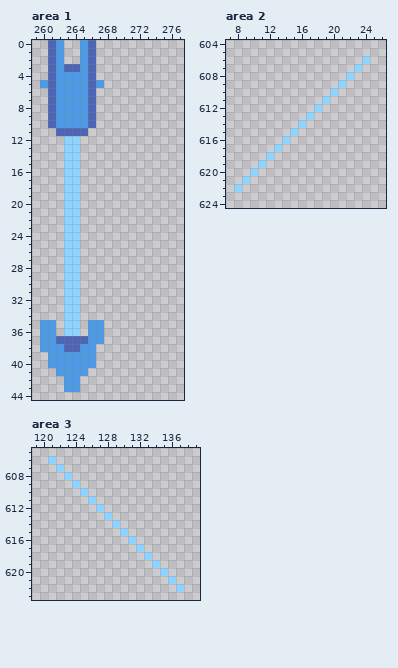
Pixel-art file, stored at resources/asesprite/atlases/atlas_gameobjects.aseprite. The first picture shows the starting point.
1000x1000 pixels, 1 frame. Colours within 5 levels of each other are drawn and written as one. Shown: area 1: x 259..277, y 0..44; area 2: x 7..26, y 604..624; area 3: x 119..139, y 605..623. The commit also changed other parts of the picture, which this record leaves out.
After the commit:
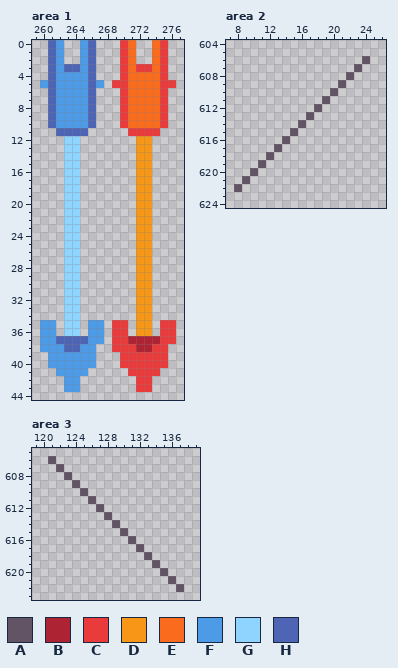
Palette (. is transparent): A #625464fe  B #ae2334  C #e93b3b  D #f79617  E #fb6b1d  F #4d9be6  G #8fd3ff  H #4d65b4
Edits made:
layer "Flattened" added
layer "wooden_crate/Layer 89" removed
layer "Layer 90" removed
Area 1, layer "Flattened":
There is now colour B in row 37 at x 271 to 274; in row 38 at x 272 to 273.
There is now colour C in rows 0 to 2 at x 270 and 275; in row 3 at x 270, 272 to 273 and 275; in row 4 at x 270 and 275; in row 5 at x 269 to 270 and 275 to 276; in rows 6 to 10 at x 270 and 275; in row 11 at x 271 to 274.
There is now colour C in rows 35 to 37 at x 269 to 270 and 275 to 276; in row 38 at x 269 to 271 and 274 to 275; in rows 39 to 40 at x 270 to 275; in row 41 at x 271 to 274; in rows 42 to 43 at x 272 to 273.
There is now colour D in rows 12 to 36 at x 272 to 273.
There is now colour E in rows 0 to 3 at x 271 and 274; in rows 4 to 10 at x 271 to 274.
Area 2, layer "Flattened":
The edit turns colour G into colour A in row 606 at x 24; in row 607 at x 23; in row 608 at x 22; in row 609 at x 21; in row 610 at x 20; in row 611 at x 19.
The edit turns colour G into colour A in row 612 at x 18; in row 613 at x 17; in row 614 at x 16; in row 615 at x 15; in row 616 at x 14; in row 617 at x 13.
The edit turns colour G into colour A in row 618 at x 12; in row 619 at x 11; in row 620 at x 10; in row 621 at x 9; in row 622 at x 8.
Area 3, layer "Flattened":
The edit turns colour G into colour A in row 606 at x 121; in row 607 at x 122; in row 608 at x 123; in row 609 at x 124; in row 610 at x 125; in row 611 at x 126.
The edit turns colour G into colour A in row 612 at x 127; in row 613 at x 128; in row 614 at x 129; in row 615 at x 130; in row 616 at x 131; in row 617 at x 132.
The edit turns colour G into colour A in row 618 at x 133; in row 619 at x 134; in row 620 at x 135; in row 621 at x 136; in row 622 at x 137.
